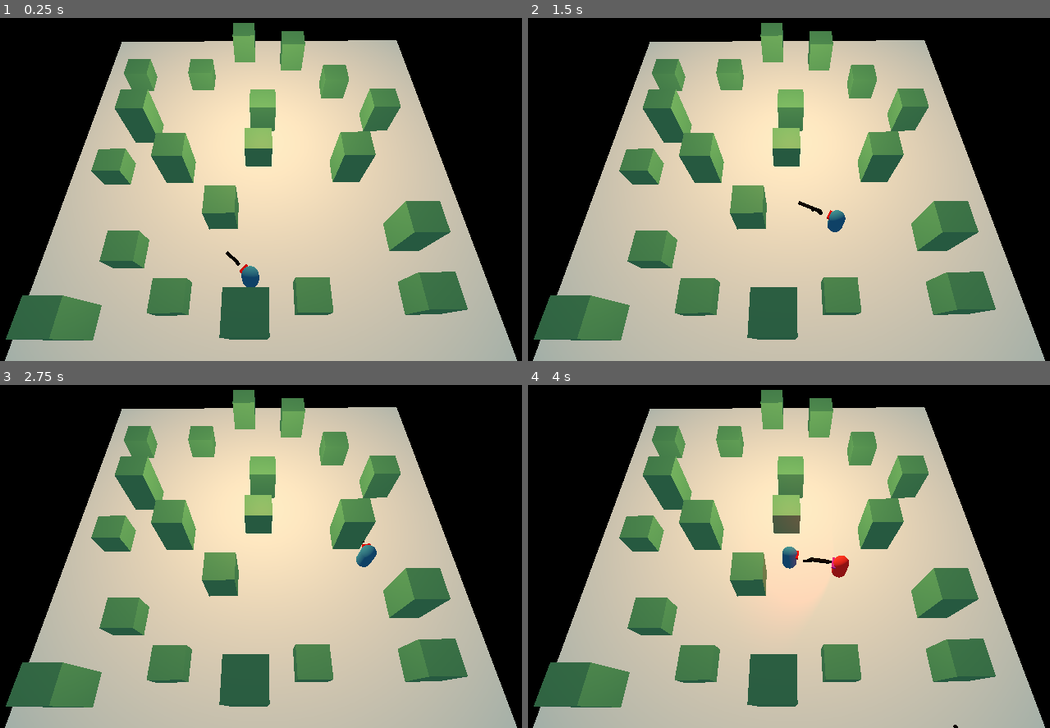
Above: before the commit, frames 1-4 (two rows, left to right).
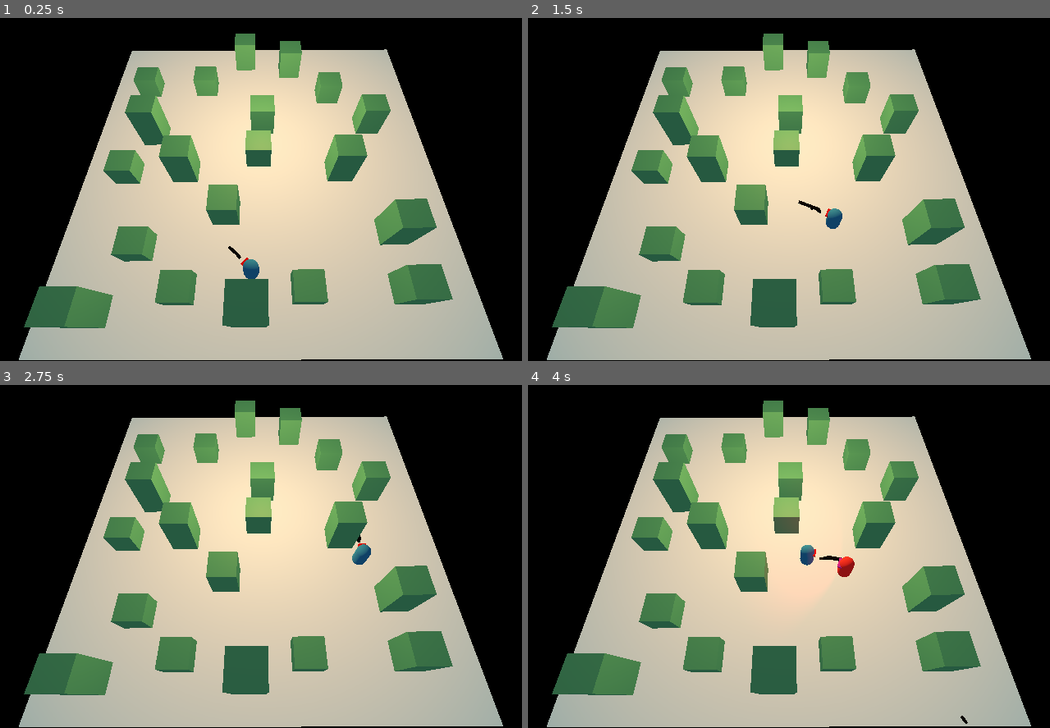
Above: after the commit, the same moments.

Repository: gxhamster/Godot-Basic-Shooting-Game-3D
Game: Godot game, scene res://World.tscn
Two runs of this game, one before a commit and one after it. Both use one fixed random seed, a clock stepped at 60 frames per second and the inputs below.
Inputs (mouse positions are in pixels of both pictures, inside the frame that each line leads up to):
- Up to frame 1 (0.25 s): no input
- Up to frame 2 (1.5 s): move the mouse to (929, 148) at 0.52 s; press the mouse at (929, 148) at 0.53 s; hold W (forward) 0.53-1.28 s; move the mouse to (658, 189) at 1.27 s; release the mouse at (658, 189) at 1.28 s; hold S (backward) from 1.28 s (still down); tap E (changed_gun) at 1.35 s
- Up to frame 3 (2.75 s): click (130, 556) at 1.55 s; move the mouse to (323, 450) at 2.02 s; release S (backward) at 2.03 s; press the mouse at (323, 450) at 2.03 s; hold W (forward) from 2.03 s (still down)
- Up to frame 4 (4 s): move the mouse to (752, 611) at 2.77 s; release the mouse at (752, 611) at 2.78 s; click (752, 611) at 2.85 s; move the mouse to (982, 594) at 3.52 s; release W (forward) at 3.53 s; press the mouse at (982, 594) at 3.53 s; hold S (backward) from 3.53 s (still down); tap E (changed_gun) at 3.6 s

The runs differ from the first frame. In frame 1, 17% of the frame differs, in the area x 0-100%, y 1-100%; in frame 2, 17%; in frame 3, 17%; in frame 4, 18%.

Commit message:
Added gun reload 😚

Diff:
--- a/Scenes/Gun.tscn
+++ b/Scenes/Gun.tscn
@@ -10,6 +10,7 @@
 projectile = ExtResource( 1 )
 timeBetweenShots = 0.191
 projectileSpeed = 35.0
+bullets_per_magazine = 5
 
 [node name="CSGBox" type="CSGBox" parent="."]
 transform = Transform( 1, 0, 3.72529e-09, -2.32831e-10, 1, -9.31323e-10, 7.45058e-09, -2.79397e-09, 1, 0.0327245, 0.668959, -0.930078 )
--- a/Scenes/Rifle.tscn
+++ b/Scenes/Rifle.tscn
@@ -5,6 +5,7 @@
 [node name="Rifle" instance=ExtResource( 1 )]
 timeBetweenShots = 0.092
 projectileSpeed = 50.0
+bullets_per_magazine = 3
 
 [node name="CSGBox" parent="." index="0"]
 transform = Transform( 1, 5.82077e-11, 0, -2.32831e-10, 1, 0, 3.72529e-09, -2.79397e-09, 1, 0.0671471, 0.660893, -1.5804 )
--- a/Scenes/Shotgun.tscn
+++ b/Scenes/Shotgun.tscn
@@ -54,6 +54,13 @@
 depth = 0.611691
 material = ExtResource( 2 )
 
+[node name="CSGBox7" type="CSGBox" parent="."]
+transform = Transform( 1, 0, 0, 0, -0.99996, 0.0089528, 0, -0.0089528, -0.99996, 6.67572e-06, -0.267403, -2.4049 )
+width = 0.255481
+height = 0.0403709
+depth = 0.771088
+material = ExtResource( 2 )
+
 [node name="Muzzle" type="Position3D" parent="."]
 transform = Transform( 1, 0, 0, 0, 1, 0, 0, 0, 1, 0, 0.104052, -3.10522 )
 
--- a/Scripts/Gun.gd
+++ b/Scripts/Gun.gd
@@ -6,22 +6,25 @@
 export(float, 0.0, 1.0) var timeBetweenShots := 0.2
 export var projectileSpeed := 5.0
 export var projectile_damage := 35.0
+export var bullets_per_magazine := 50
 
 var muzzlePosition : Transform
+var bullet_amount := 0
 
 onready var muzzle := $Muzzle
 onready var shotTimer := $TimeBetweenShots
 
 func _ready() -> void:
 	shotTimer.wait_time = timeBetweenShots
-
+	bullet_amount = bullets_per_magazine
 
 func shoot() -> void:
 	muzzlePosition = muzzle.global_transform
 
-	if shotTimer.is_stopped():
+	if shotTimer.is_stopped() and bullet_amount >= 0:
 		var projectileInstance : Area = projectile.instance()
 		projectileInstance.initialize(projectileSpeed, projectile_damage)
 		add_child(projectileInstance)
 		projectileInstance.global_transform = muzzlePosition
+		bullet_amount -= 1
 		shotTimer.start()
--- a/World.tscn
+++ b/World.tscn
@@ -320,7 +320,6 @@
 
 [node name="Camera" type="Camera" parent="."]
 transform = Transform( 0.999985, 0.0048599, 0.00271687, -0.00481971, 0.511275, 0.859404, 0.00278755, -0.859403, 0.511291, 0.20429, 35.2959, 22.4353 )
-fov = 66.021
 size = 44.6552
 
 [node name="WorldEnvironment" type="WorldEnvironment" parent="."]
--- a/project.godot
+++ b/project.godot
@@ -19,6 +19,11 @@
 "language": "GDScript",
 "path": "res://Scripts/Enemy.gd"
 }, {
+"base": "Spatial",
+"class": "Gun",
+"language": "GDScript",
+"path": "res://Scripts/Gun.gd"
+}, {
 "base": "KinematicBody",
 "class": "Player",
 "language": "GDScript",
@@ -32,6 +37,7 @@
 _global_script_class_icons={
 "DebugDraw": "",
 "Enemy": "",
+"Gun": "",
 "Player": "",
 "Projectile": ""
 }
Binary file added: assets/gun.glb
Not shown, added: assets/gun.glb.import
